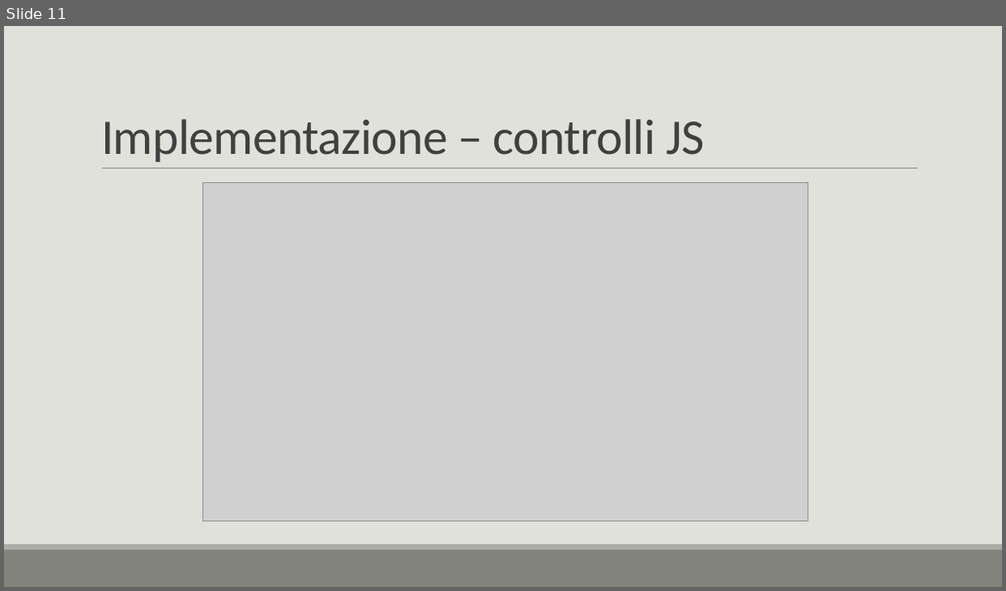
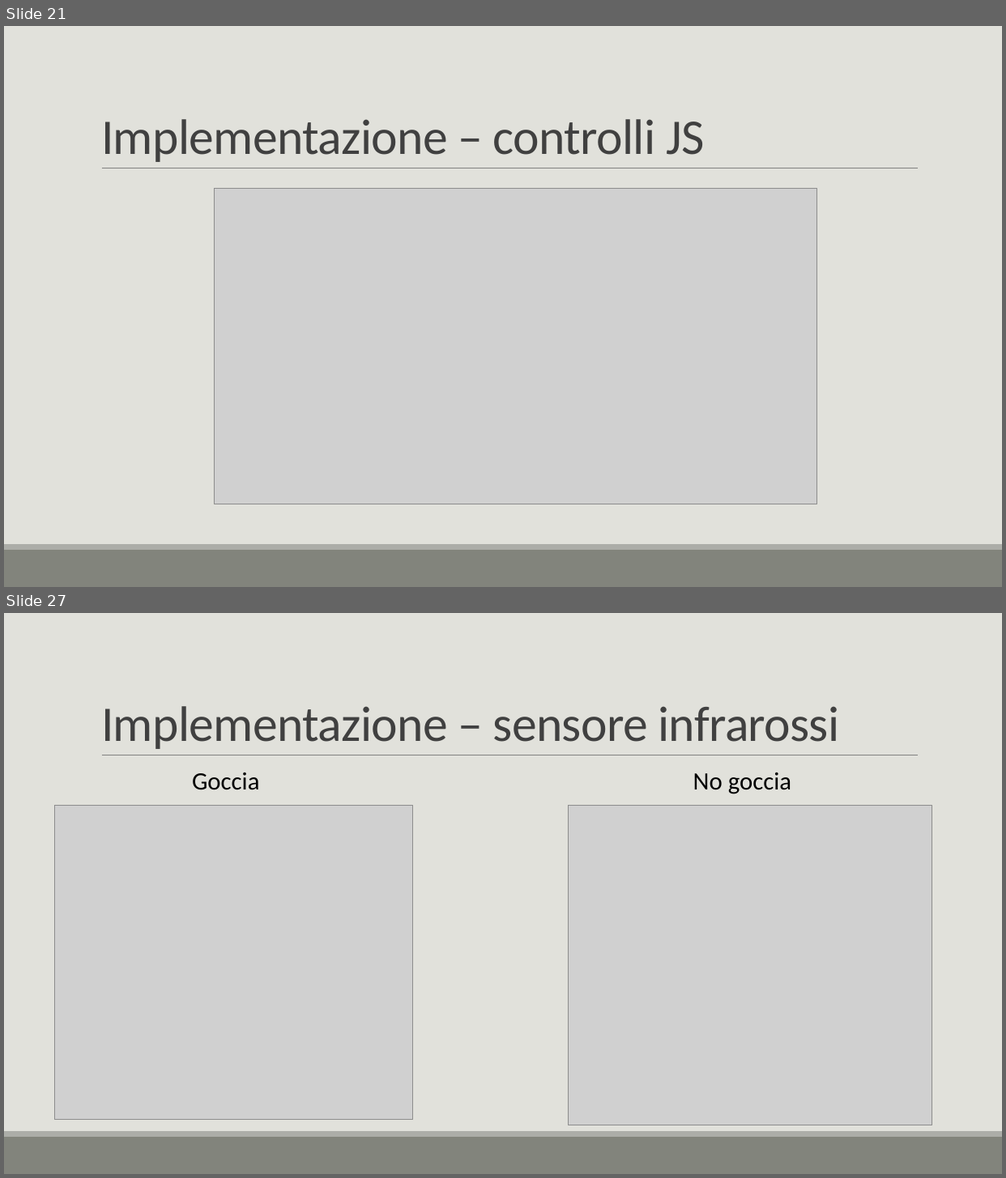
Before and after one commit to DavideSAMT/Progetto_CodiceMorse, a slide deck: Documentazione/Presentazione/CodiceMorse.pptx. Shown one above the other, each under a label of ours: slide 11 before the commit, slides 21 and 27 after it; the slides between them are not shown. The pictures are 1006x591 and 1006x1178 pixels, drawn with LibreOffice and Linux fonts; fonts in the diff are those of the drawing; grey boxes stand for pictures. Boxes give left, top, right and bottom in pixels: in the first picture for what was removed or moved away, otherwise in the second. Text is boxed around its words. In the diff, an @@ line names an element or a change of style, - is before the commit and + after.

```diff
--- a/Documentazione/Presentazione/CodiceMorse.pptx
+++ b/Documentazione/Presentazione/CodiceMorse.pptx
@@ slide 27 added at [4, 613, 1002, 1174], background #E1E1DB; not listed: 3 template elements that a slide beside it also shows @@
@@ title added at [101, 706, 839, 749], 48 pt, text #404040 @@
+Implementazione – sensore infrarossi
@@ text added at [192, 773, 259, 790], 24 pt, text #000000 @@
+Goccia
@@ text added at [693, 773, 791, 794], 24 pt, text #000000 @@
+No goccia
@@ picture added at [55, 806, 413, 1121] @@
@@ picture added at [568, 806, 931, 1126] @@
@@ what was slide 11 is now slide 21 @@
@@ slide 21 changed as well @@
@@ picture: place and size @@
-picture at [202, 183, 808, 522]
+picture at [215, 189, 817, 506]
```
Also in this commit, not shown: 10 other slides changed, 20 other slides added, 6 slides removed.
